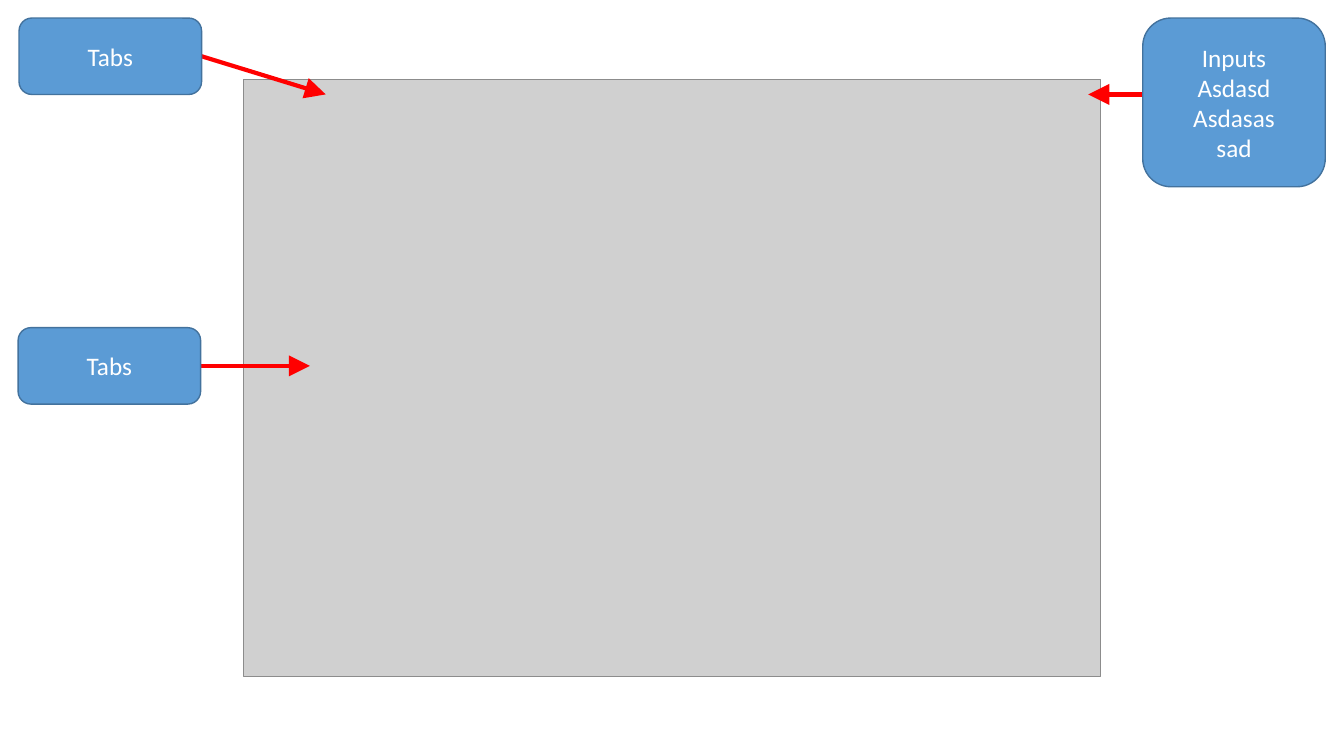
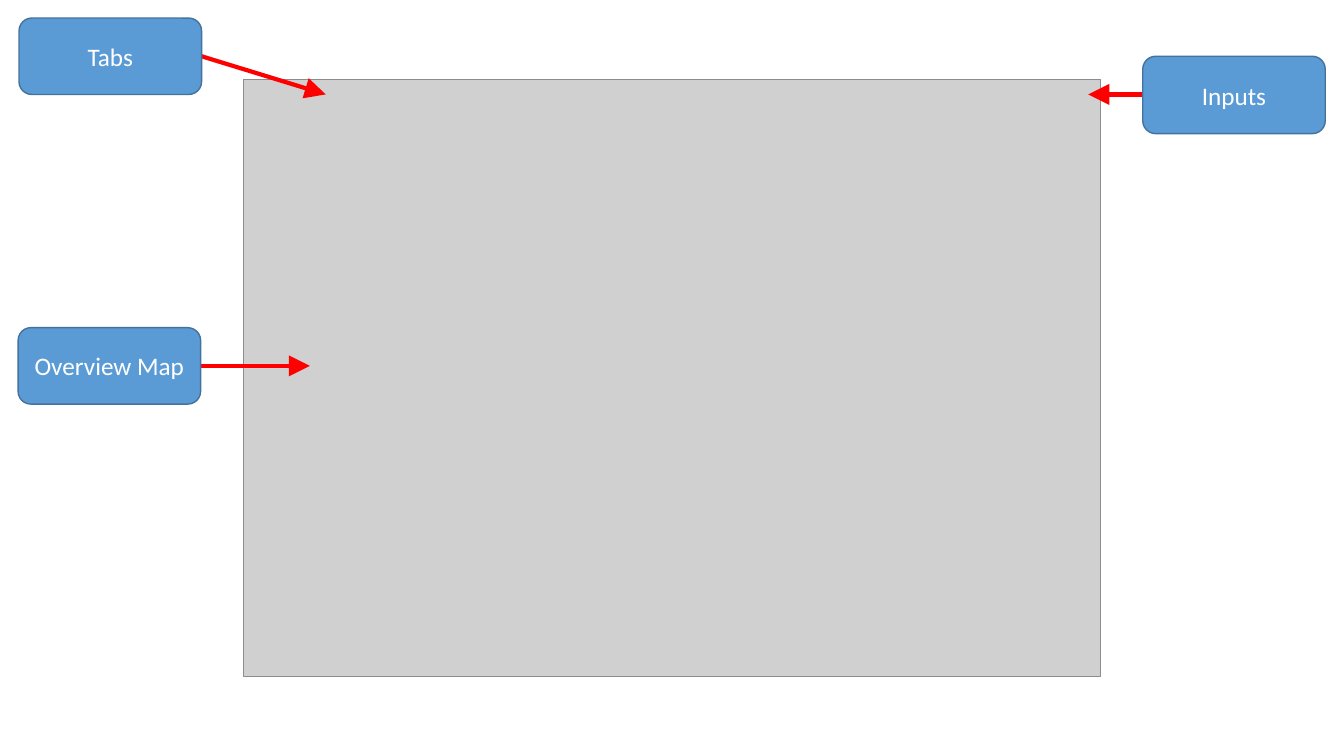
Before and after one commit to JGCRI/argus, a slide deck: slide 1 of vignettes/vignetteFigs/00vignetteFigs.pptx. Drawn at 1344x756 pixels with LibreOffice and Linux fonts; fonts in the diff are those of the drawing; grey boxes stand for pictures. Boxes give left, top, right and bottom in pixels: in the first picture for what was removed or moved away, otherwise in the second. Text is boxed around its words. In the diff, an @@ line names an element or a change of style, - is before the commit and + after.

```diff
--- a/vignettes/vignetteFigs/00vignetteFigs.pptx
+++ b/vignettes/vignetteFigs/00vignetteFigs.pptx
@@ rounded rectangle "Inputs": place and size @@
-rounded rectangle "Inputs" at (1143, 18, 1326, 187)
+rounded rectangle "Inputs" at (1143, 56, 1326, 134)
@@ text in rounded rectangle at (1193, 79, 1274, 157): paragraphs removed @@
-Asdasd
-Asdasas
-sad
@@ text in rounded rectangle at (35, 358, 184, 379): text changed @@
-Tabs
+Overview Map
```
Also in this commit, not shown: 10 slides added, 10 other files.
